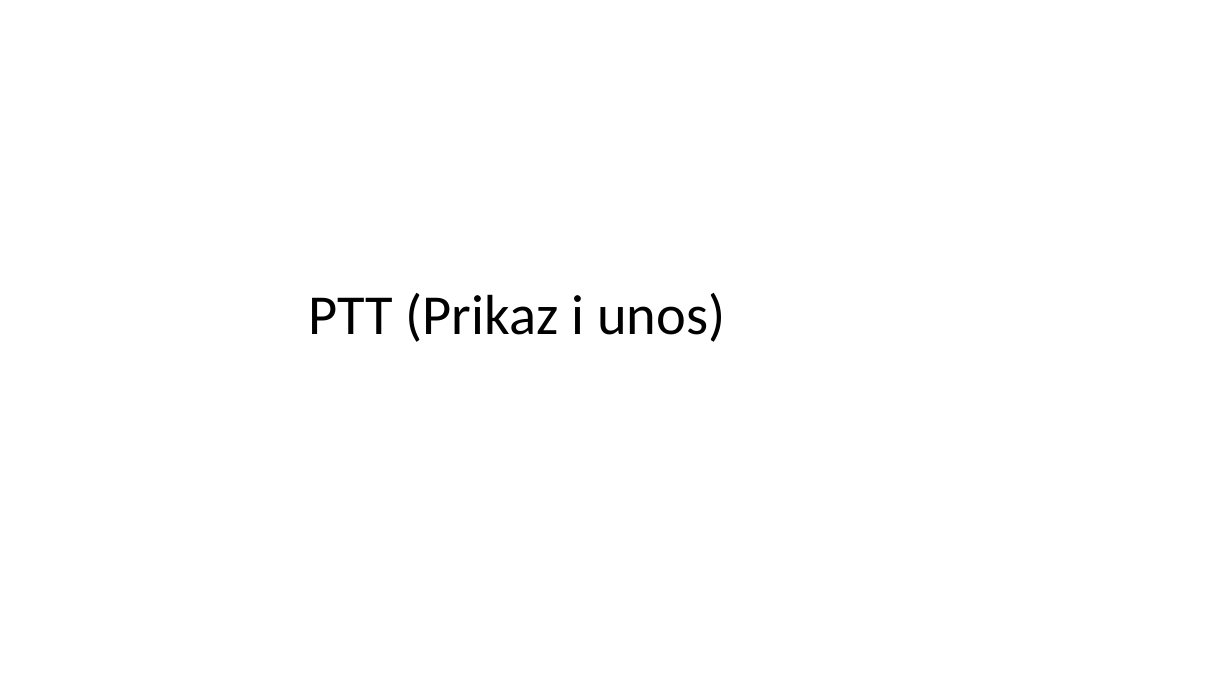
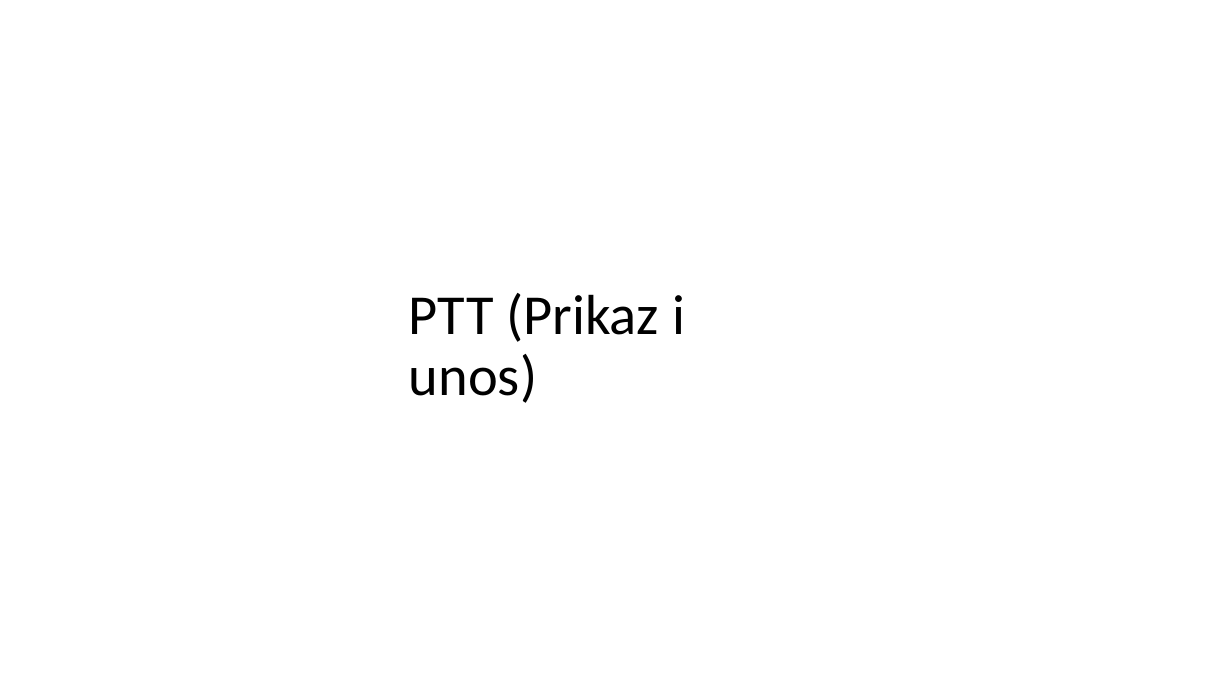
Before and after one commit to edin-3031/Projektna_Organizacija, a slide deck: slide 16 of Projektna organizacija.pptx. Drawn at 1232x693 pixels with LibreOffice and Linux fonts; fonts in the diff are those of the drawing. Boxes give left, top, right and bottom in pixels: in the first picture for what was removed or moved away, otherwise in the second. Text is boxed around its words. In the diff, an @@ line names an element or a change of style, - is before the commit and + after.

```diff
--- a/Projektna organizacija.pptx
+++ b/Projektna organizacija.pptx
@@ title "PTT (Prikaz i unos)" rewrapped from (308, 293, 725, 342) to (409, 293, 685, 403) @@
```
Also in this commit, not shown: 7 other slides changed, 1 slide added, 1 slide removed, 19 other files.
